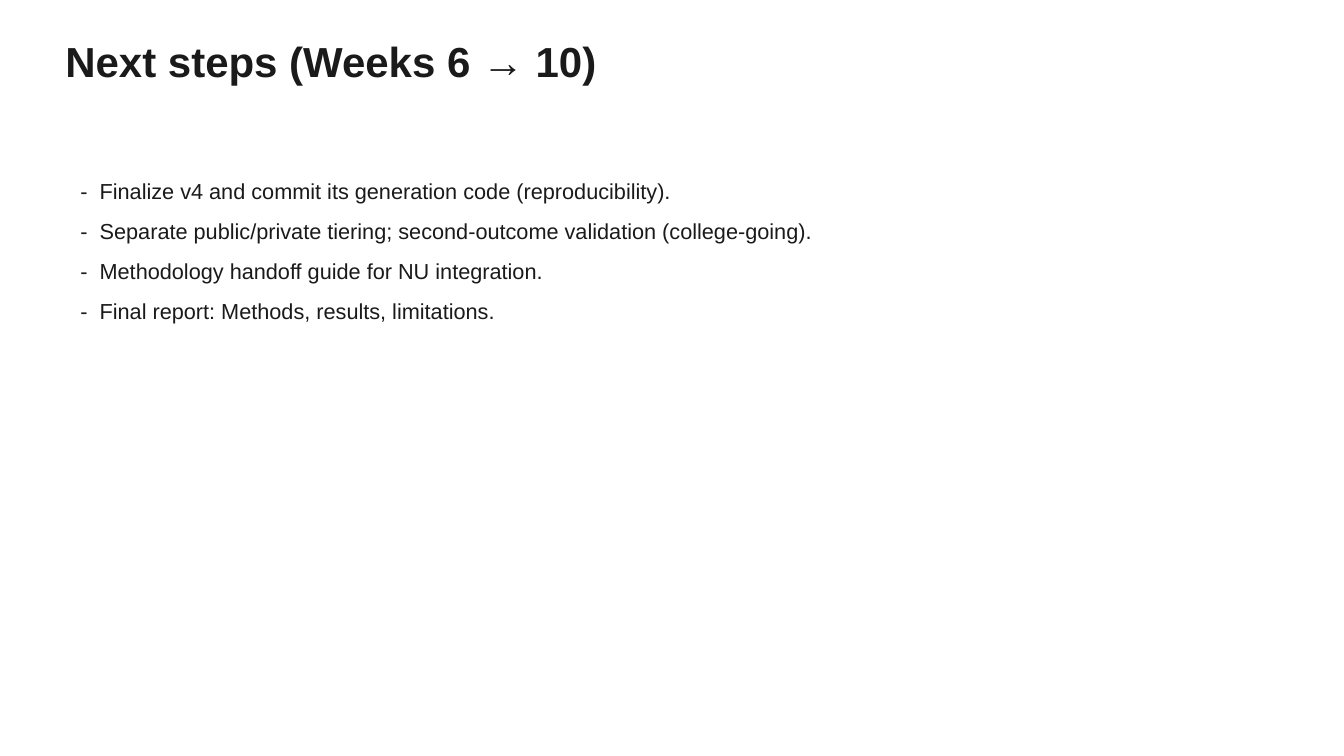
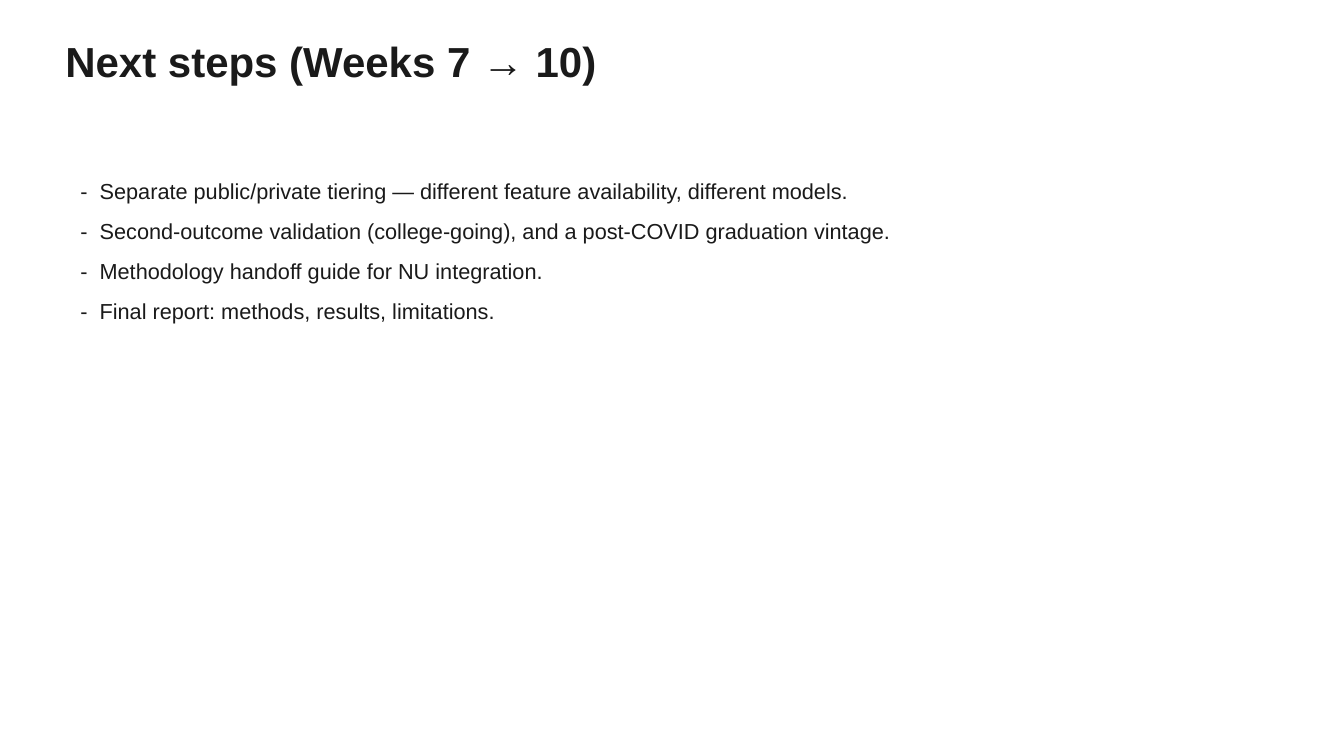
Before and after one commit to mchalekson/498-capstone, a slide deck: slide 16 of docs/MSDS_498_Midterm.pptx (slide 13 before the commit). Drawn at 1344x756 pixels with LibreOffice and Linux fonts; fonts in the diff are those of the drawing. Boxes give left, top, right and bottom in pixels: in the first picture for what was removed or moved away, otherwise in the second. Text is boxed around its words. In the diff, an @@ line names an element or a change of style, - is before the commit and + after.

```diff
--- a/docs/MSDS_498_Midterm.pptx
+++ b/docs/MSDS_498_Midterm.pptx
@@ text at [65,46,597,85]: text changed @@
-Next steps (Weeks 6 → 10)
+Next steps (Weeks 7 → 10)
@@ text at [100,183,890,244]: text changed @@
-- Finalize v4 and commit its generation code (reproducibility).
-- Separate public/private tiering; second-outcome validation (college-going).
+- Separate public/private tiering — different feature availability, different models.
+- Second-outcome validation (college-going), and a post-COVID graduation vintage.
@@ text at [100,303,494,323]: text changed @@
-- Final report: Methods, results, limitations.
+- Final report: methods, results, limitations.
```
Also in this commit, not shown: 7 other slides changed, 4 slides added, 1 slide removed, 7 other files.
